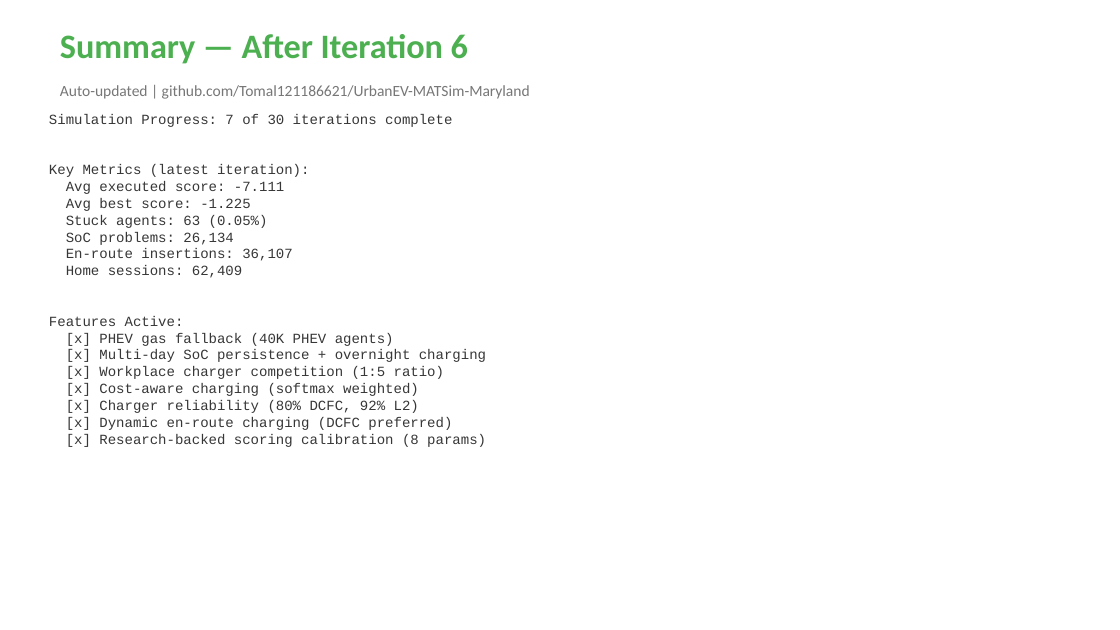
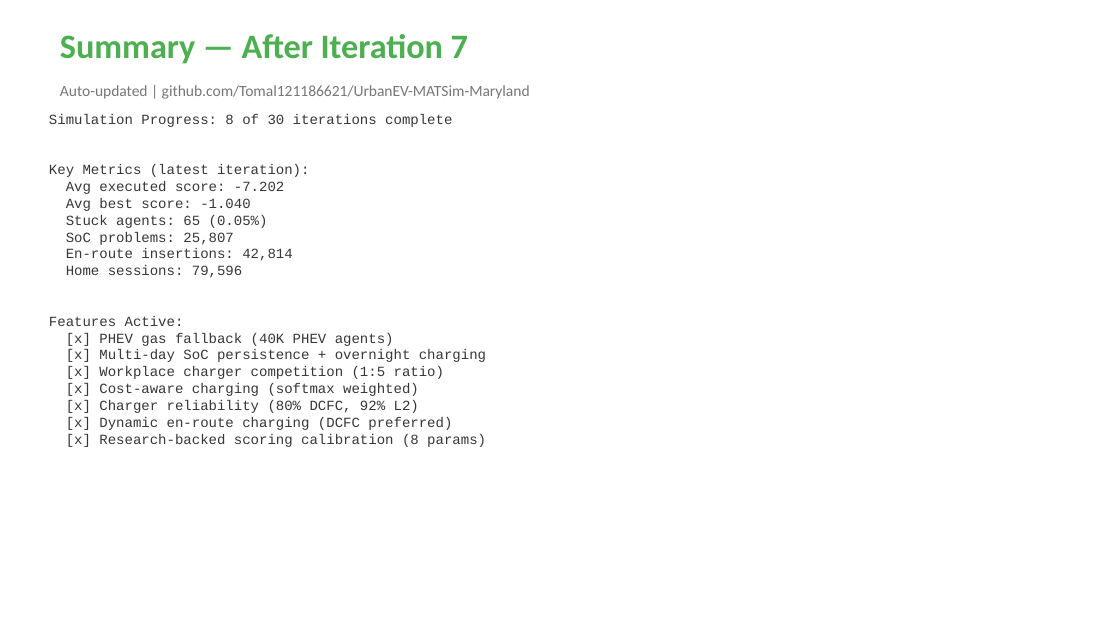
Before and after one commit to Tomal121186621/UrbanEV-MATSim-Maryland, a slide deck: slide 7 of UrbanEV_Results.pptx. Drawn at 1120x630 pixels with LibreOffice and Linux fonts; fonts in the diff are those of the drawing. Boxes give left, top, right and bottom in pixels: in the first picture for what was removed or moved away, otherwise in the second. Text is boxed around its words. In the diff, an @@ line names an element or a change of style, - is before the commit and + after.

Commit message:
Auto-update results after iteration 7

```diff
--- a/UrbanEV_Results.pptx
+++ b/UrbanEV_Results.pptx
@@ text at bbox=[60, 34, 468, 64]: text changed @@
-Summary — After Iteration 6
+Summary — After Iteration 7
@@ text at bbox=[49, 114, 452, 127]: text changed @@
-Simulation Progress: 7 of 30 iterations complete
+Simulation Progress: 8 of 30 iterations complete
@@ text at bbox=[66, 181, 292, 278]: text changed @@
-Avg executed score: -7.111
-Avg best score: -1.225
-Stuck agents: 63 (0.05%)
-SoC problems: 26,134
-En-route insertions: 36,107
-Home sessions: 62,409
+Avg executed score: -7.202
+Avg best score: -1.040
+Stuck agents: 65 (0.05%)
+SoC problems: 25,807
+En-route insertions: 42,814
+Home sessions: 79,596
```
Also in this commit, not shown: 6 other slides changed.
